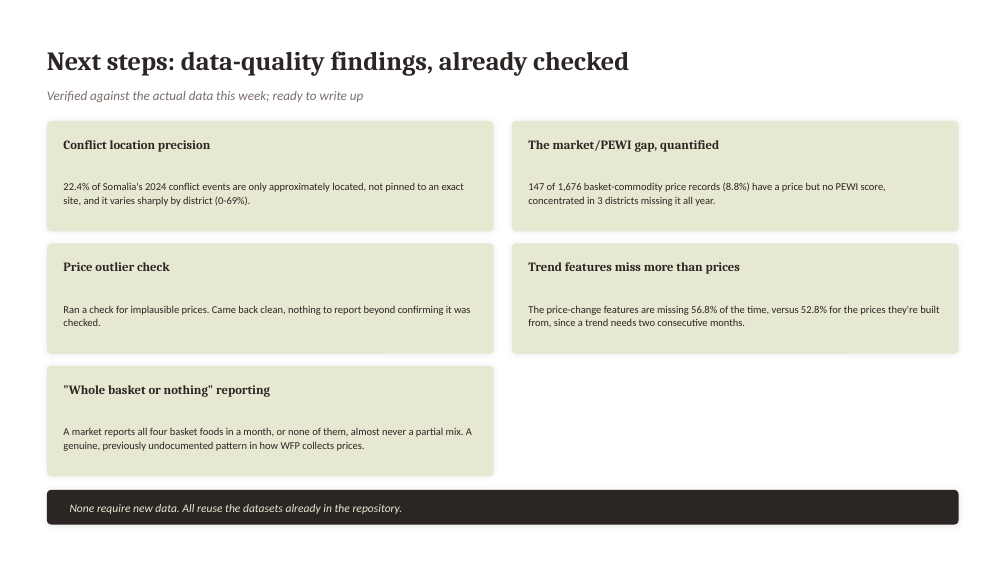
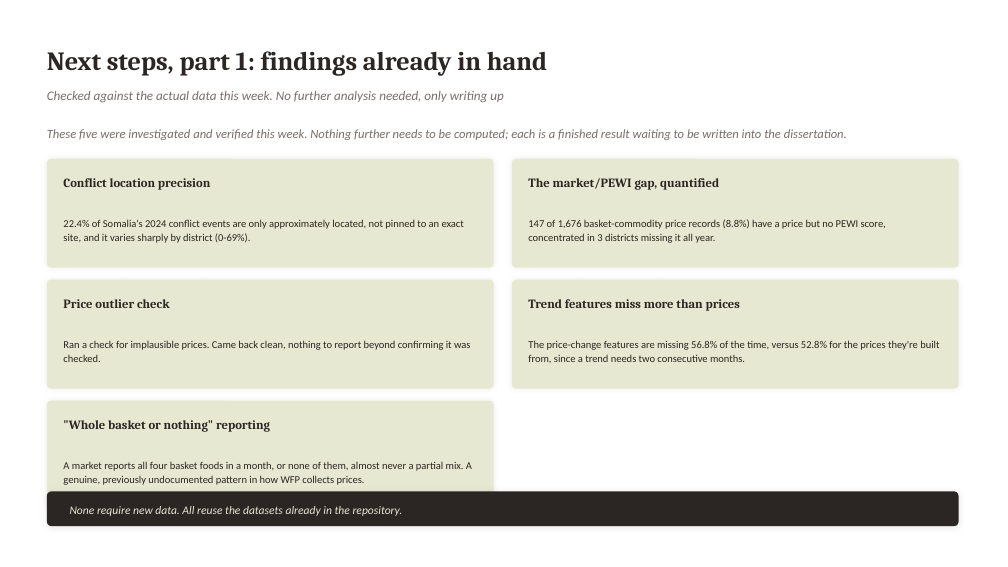
Before and after one commit to hcfgsqm2q7-lang/Dissertation---Samuel-Aracena, a slide deck: slide 29 of weekly_meetings/2026_08_17_slides.pptx (slide 26 before the commit). Drawn at 1008x567 pixels with LibreOffice and Linux fonts; fonts in the diff are those of the drawing. Boxes give left, top, right and bottom in pixels: in the first picture for what was removed or moved away, otherwise in the second. Text is boxed around its words. In the diff, an @@ line names an element or a change of style, - is before the commit and + after.

```diff
--- a/weekly_meetings/2026_08_17_slides.pptx
+++ b/weekly_meetings/2026_08_17_slides.pptx
@@ text at bbox=[47, 51, 547, 76]: text changed @@
-Next steps: data-quality findings, already checked
+Next steps, part 1: findings already in hand
@@ text at bbox=[47, 91, 503, 102]: text changed @@
-Verified against the actual data this week; ready to write up
+Checked against the actual data this week. No further analysis needed, only writing up
@@ text added at bbox=[47, 129, 847, 140], 12 pt, text #7A6E68, italic @@
+These five were investigated and verified this week. Nothing further needs to be computed; each is a finished result waiting to be written into the dissertation.
@@ 2 texts, 2 rounded rectangles: place and size @@
-2 texts, 2 rounded rectangles at bbox=[47, 121, 959, 231]
+2 texts, 2 rounded rectangles at bbox=[47, 159, 959, 268]
@@ proportions changed in 5 elements at bbox=[47, 401, 494, 510], bbox=[47, 280, 494, 389], bbox=[512, 280, 959, 389], bbox=[47, 159, 494, 268], bbox=[512, 159, 959, 268] @@
@@ 8 texts, 3 rounded rectangles: place and size @@
-8 texts, 3 rounded rectangles at bbox=[47, 140, 959, 476]
+8 texts, 3 rounded rectangles at bbox=[47, 178, 959, 510]
```
Also in this commit, not shown: 7 other slides changed, 5 slides added, 1 slide removed, 1 other file.
